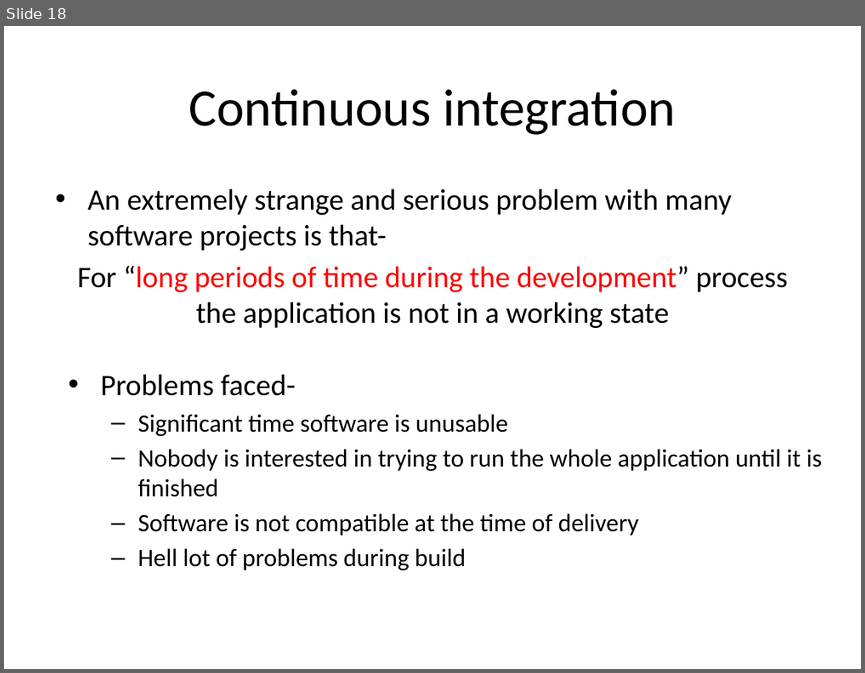
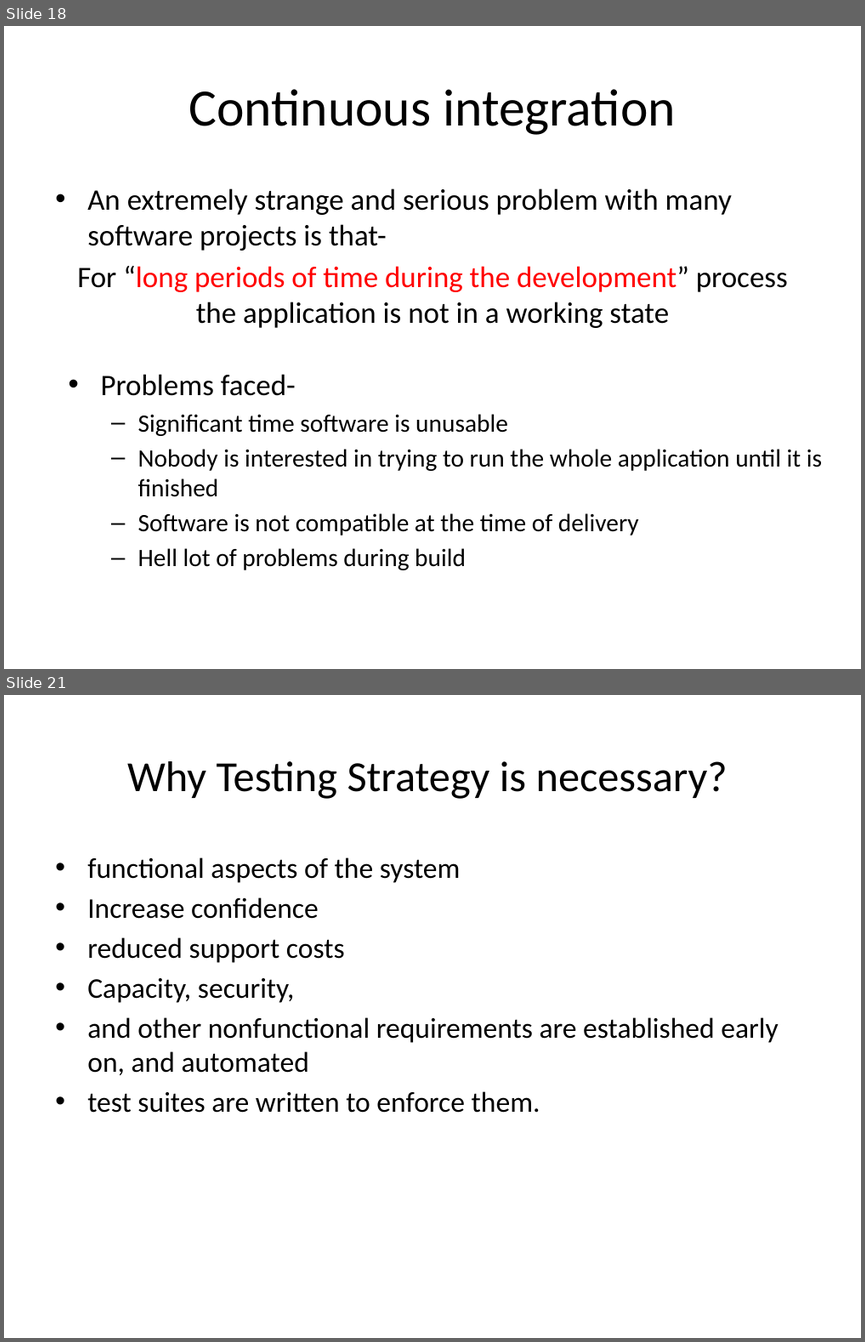
Before and after one commit to tanyas23/CD, a slide deck: CD.pptx. Shown one above the other, each under a label of ours: slide 18 before the commit, slides 18 and 21 after it; the slides between them are not shown. The pictures are 865x673 and 865x1342 pixels, drawn with LibreOffice and Linux fonts; fonts in the diff are those of the drawing. Boxes give left, top, right and bottom in pixels: in the first picture for what was removed or moved away, otherwise in the second. Text is boxed around its words. In the diff, an @@ line names an element or a change of style, - is before the commit and + after.

```diff
--- a/CD.pptx
+++ b/CD.pptx
@@ slide 21 added at <box>4,695,861,1338</box>, background #FFFFFF @@
@@ title added at <box>127,761,727,799</box>, 36 pt, text #000000 @@
+Why Testing Strategy is necessary?
@@ text added at <box>87,857,778,1112</box>, 24 pt, text #000000 @@
+• functional aspects of the system
+• Increase confidence
+• reduced support costs
+• Capacity, security,
+• and other nonfunctional requirements are established early on, and automated
+• test suites are written to enforce them.
```
Also in this commit, not shown: 1 slide changed, 9 other slides added.
